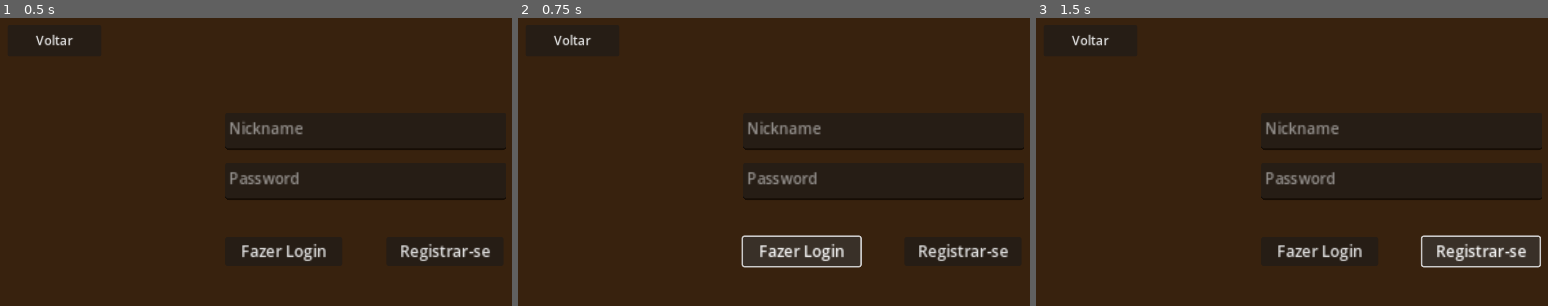
Above: before the commit, frames 1-3 (left to right).
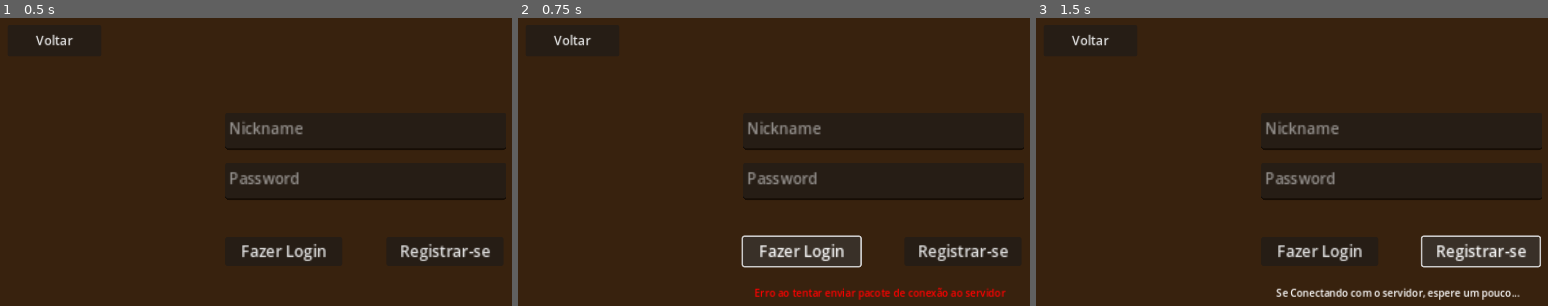
Above: after the commit, the same moments.

Repository: Juandbpimentel/redes-de-computadores
Game: Godot game, scene res://scenes/LoginScreen.tscn
Same seed, same stepped clock (60 frames per second), same inputs: the game is played once before the commit and once after it.
Inputs:
- Up to frame 1 (0.5 s): no input
- Up to frame 2 (0.75 s): click "Fazer Login" at 0.5 s
- Up to frame 3 (1.5 s): click "Registrar-se" at 1.25 s

Frame 1 is identical in both runs. In frame 2, 0.9% of the frame differs, in the area x 46-96%, y 93-98%; in frame 3, 0.9%.

Commit message:
finalizando tela de login

Diff:
--- a/praticas/projeto-final/game/classes/NetworkUtils.gd
+++ b/praticas/projeto-final/game/classes/NetworkUtils.gd
@@ -1,4 +1,20 @@
 class_name NetworkUtils extends Node
+
+enum LoginScreenErrors {
+	OK,
+	timeout,
+	falha_ao_enviar_pacote_tcp,
+	falha_ao_enviar_pacote_udp,
+	falha_ao_receber_pacote,
+	resposta_nula,
+	erro_ao_estabelecer_conexao,
+	erro_ao_esperar_pacote,
+	resposta_inesperada_do_servidor,
+	erro_inexperado_ao_fazer_ou_registro,
+	usuario_ja_existe,
+	usuario_nao_encontrado,
+	senha_incorreta
+}
 
 
 static func sendMessageWithUDPCommunicationSocket(message:Variant, address:String, port:int, encrypt:bool) -> Error:
@@ -35,7 +51,7 @@
 			newSocket.close()
 			break
 
-static func recieveMessageWithUDPCommunicationSocket() -> OperationRequestBody:
+static func recieveMessageWithUDPCommunicationSocket() -> Variant:
 	var thread = Thread.new()
 	thread.start(killSocketWaitOnTimeout.bind(5))
 	if Globals.udpCommunicationSocket.wait() == OK:
@@ -43,18 +59,12 @@
 		if response != null:
 			var responseString = EncryptAndDecodeUtils.decode_base64(response.get_string_from_utf8()).get_string_from_utf8()
 			if responseString == "kill":
-				push_error("timeout")
-				print("timeout")
-				return null
+				return Globals.LoginScreenErrors.timeout
 			return OperationRequestBody.new(responseString)
 		else:
-			push_error("resposta nula")
-			print("resposta nula")
-			return null
+			return Globals.LoginScreenErrors.resposta_nula
 	else:
-		push_error("erro ao esperar pacote")
-		print("erro ao esperar pacote")
-		return null
+		return Globals.LoginScreenErrors.erro_ao_esperar_pacote
 
 
 static func sendMessageWithTCPCommunicationSocket(message:Variant) -> Error:
@@ -124,14 +134,12 @@
 		push_error(str(err))
 		print("houve um erro ao tentar conectar ao servidor")
 		return FAILED
-	print("Status Socket: ", Globals.serverCommunicationSocket.get_status())
 
 	err = Globals.serverBroadcastSocket.connect_to_host(Globals.serverAdress, Globals.serverBroadcastSocketPort)
 	if err != OK:
 		push_error(str(err))
 		print("houve um erro ao tentar conectar ao servidor")
 		return FAILED
-	print("Status Socket: ", Globals.serverBroadcastSocket.get_status())
 	return OK
 
 
@@ -140,6 +148,10 @@
 	Globals.serverCommunicationSocketPort = communicationPort
 	Globals.serverBroadcastSocketPort = broadcastPort
 
+static func alocRecieverSocket():
+	Globals.udpCommunicationSocket = PacketPeerUDP.new()
+	Globals.udpCommunicationSocket.bind(EnvironmentVariables.portaDoSocketDeRecebimentoDePacotesUDPPadrao)
+	print("socket alocado de comunicação udp: ", EnvironmentVariables.portaDoSocketDeRecebimentoDePacotesUDPPadrao)
 
 static func alocCommunicationSocket():
 	Globals.serverCommunicationSocket = StreamPeerTCP.new()
@@ -151,26 +163,6 @@
 	Globals.serverBroadcastSocket = StreamPeerTCP.new()
 	Globals.serverBroadcastSocket.bind(0)
 	print("socket alocado de broadcast tcp: ", Globals.serverBroadcastSocket.get_local_port())
-
-static func fazerUpnp(porta:int) -> Error:
-	var upnp = UPNP.new()
-	var err = upnp.discover(4000,5)
-
-
-	if err != OK:
-		push_error(str(err))
-		print("houve um erro ao tentar descobrir o upnp")
-		return err
-	var upnpGateway:UPNPDevice = upnp.get_device(0)
-	assert (upnpGateway.is_valid_gateway(), "Era pra ser true")
-
-	err = upnp.get_device(0).add_port_mapping(porta, porta, ProjectSettings.get_setting("application/config/name"), "UDP", 0)
-
-	if err != OK:
-		push_error(str(err))
-		print("houve um erro ao tentar fazer o upnp")
-		return err
-	return OK
 
 
 static func alocAllSockets():
@@ -180,15 +172,6 @@
 	Globals.isNetworkConfigured = true
 
 
-static func alocRecieverSocket():
-	Globals.udpCommunicationSocket = PacketPeerUDP.new()
-	Globals.udpCommunicationSocket.bind(0)
-	print("socket alocado de comunicação udp: ", Globals.udpCommunicationSocket.get_local_port())
-	var err = NetworkUtils.fazerUpnp(Globals.udpCommunicationSocket.get_local_port())
-	if err != OK:
-		push_error("erro ao tentar fazer upnp")
-		print("erro ao tentar fazer upnp, erro numero: ", err)
-		return FAILED
 
 static func closeAllSockets():
 	Globals.udpCommunicationSocket.close()
@@ -196,3 +179,27 @@
 	Globals.serverBroadcastSocket.disconnect_from_host()
 	Globals.serverBroadcastSocket.disconnect_from_host()
 	Globals.isNetworkConfigured = false
+
+
+static func fazerUpnp(porta:int) -> Error:
+	var upnp = UPNP.new()
+	var discover_result = upnp.discover(2000)
+
+
+	if discover_result != UPNP.UPNP_RESULT_SUCCESS:
+		push_error(str(discover_result))
+		print("houve um erro ao tentar descobrir o upnp")
+		return discover_result
+
+	for i in range(upnp.get_device_count()):
+		print("Device ",i,": ", upnp.get_device(i).description_url)
+
+	var upnpGateway:UPNPDevice = upnp.get_gateway()
+
+	var err = upnpGateway.add_port_mapping(porta, porta, ProjectSettings.get_setting("application/config/name"), "UDP", 0)
+
+	if err != OK:
+		push_error(str(err))
+		print("houve um erro ao tentar fazer o upnp")
+		return err
+	return OK
--- a/praticas/projeto-final/game/scenes/LoginScreen.gd
+++ /dev/null
@@ -1,161 +0,0 @@
-extends Control
-
-var nickname = ""
-var password = ""
-var logged = false
-var waitingServerResponse = false
-var localThreads:Array[Thread] = []
-
-
-func _ready():
-	_verificar_configuracao_rede()
-
-	for thread in Globals.configGlobalThreads:
-		thread.wait_to_finish()
-	print("Configurações do cliente realizadas")
-
-func _process(_delta):
-	pass
-
-
-func _verificar_configuracao_rede():
-	if Globals.isNetworkConfigured == false:
-		var thread = Thread.new()
-		thread.start(NetworkUtils.alocAllSockets)
-		Globals.configGlobalThreads.append(thread)
-
-
-func _fazer_loginOuRegistro(nicknamePassado, senhaPassada, isLogin:bool) -> void:
-	_verificar_configuracao_rede()
-	for thread in Globals.configGlobalThreads:
-		thread.wait_to_finish()
-	print("Configurações do cliente realizadas")
-	print("rede configurada"  if Globals.isNetworkConfigured else "rede não configurada")
-	var msg = {"operation":"connect", "data":null, "isEncrypted":false}
-
-	NetworkUtils.sendMessageWithUDPCommunicationSocket(msg, EnvironmentVariables.enderecoDoServidorPadrao, EnvironmentVariables.portaDoServidorPadrao, true)
-
-	var response:OperationRequestBody = NetworkUtils.recieveMessageWithUDPCommunicationSocket()
-	if response == null:
-		push_error("resposta nula")
-		call_deferred("login_error", "resposta nula")
-		print("resposta nula")
-		NetworkUtils.closeAllSockets()
-		waitingServerResponse = false
-		return
-
-	response.decrypt_data()
-
-	if response.operation != "establish_connection":
-		print("houve um erro ao tentar fazer login")
-		logged = false
-		NetworkUtils.closeAllSockets()
-		waitingServerResponse = false
-		return
-
-	NetworkUtils.defineServerPortsAndAdress(EnvironmentVariables.enderecoDoServidorPadrao, response.data["comunicationPort"], response.data["broadcastPort"])
-	var err = NetworkUtils.connectToServer()
-	if err != OK:
-		call_deferred("erro ao tentar conectar ao servidor")
-		print("erro ao tentar conectar ao servidor")
-		NetworkUtils.closeAllSockets()
-		waitingServerResponse = false
-		return
-	print("conectado ao servidor")
-	print("portas do servidor: ", response.data["comunicationPort"], " | ", response.data["broadcastPort"])
-
-	if isLogin:
-		msg = {"operation":"login", "data":{"nickname": nicknamePassado,"password": senhaPassada}, "isEncrypted":false}
-	else:
-		msg = {"operation":"register", "data":{"nickname": nicknamePassado,"password": senhaPassada}, "isEncrypted":false}
-	OS.delay_msec(1000)
-	NetworkUtils.sendMessageWithTCPCommunicationSocket(msg)
-	response = NetworkUtils.recieveMessageWithTCPCommunicationSocket(2048)
-	if response == null || response.operation.contains("error") || response.operation.contains("fail"):
-		if response != null:
-			var data:Dictionary = response.get_data_as_dictionary()
-			match data.get("msg"):
-				"Já existe um usuário com esse nickname":
-					call_deferred("usuário já existe")
-					print("usuário já existe")
-					NetworkUtils.closeAllSockets()
-					waitingServerResponse = false
-					return
-
-				"Não existe um usuário com esse nickname":
-					call_deferred("usuario não encontrado")
-					print("usuario não encontrado")
-					NetworkUtils.closeAllSockets()
-					waitingServerResponse = false
-					return
-
-				"Sua senha não está certa":
-					call_deferred("senha incorreta")
-					print("senha incorreta")
-					NetworkUtils.closeAllSockets()
-					waitingServerResponse = false
-					return
-
-				"Erro inexperado ao fazer ou registro":
-					call_deferred("login_error", "Erro inexperado ao fazer ou registro")
-					print("Erro inexperado ao fazer ou registro")
-					NetworkUtils.closeAllSockets()
-					waitingServerResponse = false
-					return
-
-				_:
-					call_deferred("login_error", "resposta inesperada do servidor")
-					print("resposta inesperada do servidor")
-					NetworkUtils.closeAllSockets()
-					waitingServerResponse = false
-					return
-		else:
-			print("resposta nula")
-			push_error("resposta nula")
-			print("resposta nula")
-			NetworkUtils.closeAllSockets()
-			waitingServerResponse = false
-			return
-	response.decrypt_data()
-	print("resposta do servidor: { operacao: ", response.operation, ", data: {", response.data,"}, isEncrypted: ", response.isEncrypted, "}")
-	msg = {"operation":"ok", "data":"", "isEncrypted":false}
-	NetworkUtils.sendMessageWithTCPCommunicationSocket(msg)
-	logged = true
-	waitingServerResponse = false
-	print("Login feito com sucesso! Nickname: ", nickname," | Senha: ", password)
-	$DeuCertoLoginLabel.visible = true
-
-
-
-func _on_login_button_button_down() -> void:
-	if waitingServerResponse:
-		print("aguardando resposta do servidor")
-		return
-	nickname = $Nickname.text
-	password = $Password.text
-	waitingServerResponse = true
-	var thread = Thread.new()
-	thread.start(_fazer_loginOuRegistro.bind(nickname,password,true))
-	localThreads.append(thread)
-
-
-func on_tree_exiting():
-	for thread in localThreads:
-		thread.free()
-		print("thread assassinada")
-	Globals.recieverSocket.close()
-	Globals.recieverSocket.free()
-	print("saindo da cena")
-	get_tree().quit()
-
-
-func _on_register_button_button_down() -> void:
-	if waitingServerResponse:
-		print("aguardando resposta do servidor")
-		return
-	nickname = $Nickname.text
-	password = $Password.text
-	waitingServerResponse = true
-	var thread = Thread.new()
-	thread.start(_fazer_loginOuRegistro.bind(nickname,password,false))
-	localThreads.append(thread)
--- a/praticas/projeto-final/game/scenes/LoginScreen.tscn
+++ b/praticas/projeto-final/game/scenes/LoginScreen.tscn
@@ -1,25 +1,23 @@
 [gd_scene load_steps=2 format=3 uid="uid://c3a1bu0oh0n7h"]
 
-[ext_resource type="Script" path="res://scenes/LoginScreen.gd" id="1_wh5ky"]
+[ext_resource type="Script" path="res://scripts/LoginScreen.gd" id="1_wh5ky"]
 
-[node name="Control" type="Control"]
-layout_mode = 3
-anchors_preset = 15
-anchor_right = 1.0
-anchor_bottom = 1.0
-grow_horizontal = 2
-grow_vertical = 2
+[node name="LoginScene" type="Node2D"]
 script = ExtResource("1_wh5ky")
 
-[node name="ColorRect" type="ColorRect" parent="."]
+[node name="MenuControl" type="Control" parent="."]
+layout_mode = 3
+anchors_preset = 0
+offset_right = 40.0
+offset_bottom = 40.0
+
+[node name="ColorRect" type="ColorRect" parent="MenuControl"]
 z_index = -1
-layout_mode = 0
 offset_right = 1284.0
 offset_bottom = 731.0
 color = Color(0.219926, 0.132438, 0.0540183, 1)
 
-[node name="Nickname" type="TextEdit" parent="."]
-layout_mode = 0
+[node name="Nickname" type="TextEdit" parent="MenuControl"]
 offset_left = 389.0
 offset_top = 177.0
 offset_right = 689.0
@@ -27,8 +25,7 @@
 scale = Vector2(1.5, 1.5)
 placeholder_text = "Nickname"
 
-[node name="Password" type="TextEdit" parent="."]
-layout_mode = 0
+[node name="Password" type="TextEdit" parent="MenuControl"]
 offset_left = 389.0
 offset_top = 257.0
 offset_right = 689.0
@@ -36,28 +33,25 @@
 scale = Vector2(1.5, 1.5)
 placeholder_text = "Password"
 
-[node name="LoginButton" type="Button" parent="."]
-layout_mode = 0
+[node name="LoginButton" type="Button" parent="MenuControl"]
 offset_left = 389.0
 offset_top = 376.0
 offset_right = 539.0
-offset_bottom = 407.0
+offset_bottom = 412.0
 scale = Vector2(1.25, 1.25)
 theme_override_font_sizes/font_size = 20
 text = "Fazer Login"
 
-[node name="RegisterButton" type="Button" parent="."]
-layout_mode = 0
+[node name="RegisterButton" type="Button" parent="MenuControl"]
 offset_left = 647.0
 offset_top = 376.0
 offset_right = 797.0
-offset_bottom = 407.0
+offset_bottom = 412.0
 scale = Vector2(1.25, 1.25)
 theme_override_font_sizes/font_size = 20
 text = "Registrar-se"
 
-[node name="ReturnButton" type="Button" parent="."]
-layout_mode = 0
+[node name="ReturnButton" type="Button" parent="MenuControl"]
 offset_left = 41.0
 offset_top = 37.0
 offset_right = 191.0
@@ -65,17 +59,15 @@
 theme_override_font_sizes/font_size = 20
 text = "Voltar"
 
-[node name="DeuCertoLoginLabel" type="Label" parent="."]
-visible = false
-layout_mode = 0
-offset_left = 155.0
-offset_top = 120.0
-offset_right = 295.0
-offset_bottom = 155.0
+[node name="Info_Label" type="Label" parent="MenuControl"]
+offset_left = 389.0
+offset_top = 454.0
+offset_right = 827.0
+offset_bottom = 477.0
 text = "Login Feito Com Sucesso"
 horizontal_alignment = 1
 vertical_alignment = 1
 autowrap_mode = 3
 
-[connection signal="button_down" from="LoginButton" to="." method="_on_login_button_button_down"]
-[connection signal="button_down" from="RegisterButton" to="." method="_on_register_button_button_down"]
+[connection signal="button_down" from="MenuControl/LoginButton" to="." method="_on_login_button_button_down"]
+[connection signal="button_down" from="MenuControl/RegisterButton" to="." method="_on_register_button_button_down"]
--- /dev/null
+++ b/praticas/projeto-final/game/scenes/MenuPrincipal.tscn
@@ -0,0 +1,3 @@
+[gd_scene format=3 uid="uid://tx5pw3tg6oed"]
+
+[node name="MenuPrincipal" type="Node2D"]
--- a/praticas/projeto-final/game/scripts/Globals.gd
+++ b/praticas/projeto-final/game/scripts/Globals.gd
@@ -27,3 +27,22 @@
 var serverMessagesRecieved:Array[Dictionary] = []
 # Mensagens recebidas do adversário
 var adversarioMessagesRecieved:Array[Dictionary] = []
+
+
+enum LoginScreenErrors {
+	NONE,
+	login_sucesso,
+	registro_sucesso,
+	timeout,
+	falha_ao_enviar_pacote_tcp,
+	falha_ao_enviar_pacote_udp,
+	falha_ao_receber_pacote,
+	resposta_nula,
+	erro_ao_estabelecer_conexao,
+	erro_ao_esperar_pacote,
+	resposta_inesperada_do_servidor,
+	erro_inexperado_ao_fazer_login_ou_registro,
+	usuario_ja_existe,
+	usuario_nao_encontrado,
+	senha_incorreta
+}
--- /dev/null
+++ b/praticas/projeto-final/game/scripts/LoginScreen.gd
@@ -0,0 +1,265 @@
+extends Node2D
+
+
+var nickname = ""
+var password = ""
+var logged = false
+var waitingServerResponse = false
+var localThreads:Array[Thread] = []
+@onready var info_label = $MenuControl/Info_Label
+var err = Globals.LoginScreenErrors.NONE
+
+func _ready():
+	info_label.visible = false
+	_verificar_configuracao_rede()
+
+func _process(_delta):
+	if err != Globals.LoginScreenErrors.NONE:
+		_handle_errors()
+		err = Globals.LoginScreenErrors.NONE
+	pass
+
+
+func _verificar_configuracao_rede():
+	if Globals.isNetworkConfigured == false:
+		var thread = Thread.new()
+		thread.start(NetworkUtils.alocAllSockets)
+		Globals.configGlobalThreads.append(thread)
+		OS.delay_msec(100)
+	for thread in Globals.configGlobalThreads:
+		if thread.is_alive():
+			thread.wait_to_finish()
+
+
+func _fazer_loginOuRegistro(nicknamePassado, senhaPassada, isLogin:bool) -> void:
+	_verificar_configuracao_rede()
+	var msg = {"operation":"connect", "data":null, "isEncrypted":false}
+
+
+	err = NetworkUtils.sendMessageWithUDPCommunicationSocket(msg, EnvironmentVariables.enderecoDoServidorPadrao, EnvironmentVariables.portaDoServidorPadrao, true)
+	if err != OK:
+		match err:
+			Globals.LoginScreenErrors.timeout:
+				push_error("O Servidor está inacessível, tente novamente mais tarde")
+				NetworkUtils.closeAllSockets()
+				err = Globals.LoginScreenErrors.falha_ao_enviar_pacote_udp
+				return
+			_:
+				push_error("Erro ao tentar enviar pacote de conexão ao servidor")
+				NetworkUtils.closeAllSockets()
+				err = Globals.LoginScreenErrors.falha_ao_enviar_pacote_udp
+				return
+
+
+	var response:Variant = NetworkUtils.recieveMessageWithUDPCommunicationSocket()
+	if !response is OperationRequestBody:
+		err = response
+		match err:
+			Globals.LoginScreenErrors.timeout, Globals.LoginScreenErrors.erro_ao_esperar_pacote:
+				push_error("O Servidor está inacessível, tente novamente mais tarde")
+				NetworkUtils.closeAllSockets()
+				return
+			_:
+				push_error("Erro ao receber portas para conexão com o servidor")
+				print("erro ao receber pacote: ", err)
+				NetworkUtils.closeAllSockets()
+				return
+
+
+	response.decrypt_data()
+	if response.operation != "establish_connection":
+		push_error("Erro ao receber portas para conexão com o servidor")
+		NetworkUtils.closeAllSockets()
+		err = Globals.LoginScreenErrors.erro_ao_estabelecer_conexao
+		return
+
+
+	NetworkUtils.defineServerPortsAndAdress(EnvironmentVariables.enderecoDoServidorPadrao, response.data["comunicationPort"], response.data["broadcastPort"])
+	err = NetworkUtils.connectToServer()
+	if err != OK:
+		push_error("Erro ao tentar estabelecer conexão com o servidor")
+		NetworkUtils.closeAllSockets()
+		err = Globals.LoginScreenErrors.erro_ao_estabelecer_conexao
+		return
+	print("conectado ao servidor")
+	print("portas do servidor: ", response.data["comunicationPort"], " | ", response.data["broadcastPort"])
+
+
+	if isLogin:
+		msg = {"operation":"login", "data":{"nickname": nicknamePassado,"password": senhaPassada}, "isEncrypted":false}
+	else:
+		msg = {"operation":"register", "data":{"nickname": nicknamePassado,"password": senhaPassada}, "isEncrypted":false}
+	err = NetworkUtils.sendMessageWithTCPCommunicationSocket(msg)
+	if err != OK:
+		push_error("Erro ao tentar enviar operação de login ou registro ao servidor")
+		NetworkUtils.closeAllSockets()
+		err = Globals.LoginScreenErrors.falha_ao_enviar_pacote_tcp
+		return
+
+
+	response = NetworkUtils.recieveMessageWithTCPCommunicationSocket(2048)
+	if response == null || response.operation.contains("error") || response.operation.contains("fail"):
+		NetworkUtils.closeAllSockets()
+		if response != null:
+			var data:Dictionary = response.get_data_as_dictionary()
+			match data.get("msg"):
+				"Já existe um usuário com esse nickname":
+					err = Globals.LoginScreenErrors.usuario_ja_existe
+					push_error("Erro ao tentar se registrar, usuário já existe")
+					return
+
+				"Não existe um usuário com esse nickname":
+					err = Globals.LoginScreenErrors.usuario_nao_encontrado
+					push_error("Erro durante o login, usuário com esse nickname não existe")
+					return
+
+				"Sua senha não está certa":
+					err = Globals.LoginScreenErrors.senha_incorreta
+					push_error("Erro durante o login, a senha está incorreta")
+					return
+
+				"Erro inexperado ao fazer ou registro":
+					err = Globals.LoginScreenErrors.erro_inexperado_ao_fazer_login_ou_registro
+					push_error("Erro inexperado durante o login ou registro, tente novamente mais tarde")
+					return
+				_:
+					err = Globals.LoginScreenErrors.erro_inexperado_ao_fazer_login_ou_registro
+					push_error("Erro inexperado durante o login ou registro, tente novamente mais tarde")
+					return
+		else:
+			err = Globals.LoginScreenErrors.erro_inexperado_ao_fazer_login_ou_registro
+			push_error("Erro inexperado durante o login ou registro, tente novamente mais tarde")
+			return
+
+
+	response.decrypt_data()
+	print("resposta do servidor: { operacao: ", response.operation, ", data: {", response.data,"}, isEncrypted: ", response.isEncrypted, "}")
+	msg = {"operation":"ok", "data":"", "isEncrypted":false}
+
+
+	NetworkUtils.sendMessageWithTCPCommunicationSocket(msg)
+
+
+	print("Login feito com sucesso! Nickname: ", nickname," | Senha: ", password)
+	if isLogin:
+		err = Globals.LoginScreenErrors.login_sucesso
+	else:
+		err = Globals.LoginScreenErrors.registro_sucesso
+	logged = true
+
+
+
+func _on_login_button_button_down() -> void:
+	if waitingServerResponse:
+		print("aguardando resposta do servidor")
+		return
+	info_label.text = "Se Conectando com o servidor, espere um pouco..."
+	info_label.visible = true
+	info_label.add_theme_color_override("font_color",Color(1,1,1))
+	nickname = $MenuControl/Nickname.text
+	password = $MenuControl/Password.text
+	waitingServerResponse = true
+	var registerThread:Thread = Thread.new()
+	registerThread.start(_fazer_loginOuRegistro.bind(nickname,password,true))
+	localThreads.append(registerThread)
+
+
+
+func _on_register_button_button_down() -> void:
+	if waitingServerResponse:
+		print("aguardando resposta do servidor")
+		return
+	info_label.text = "Se Conectando com o servidor, espere um pouco..."
+	info_label.visible = true
+	info_label.add_theme_color_override("font_color",Color(1,1,1))
+	nickname = $MenuControl/Nickname.text
+	password = $MenuControl/Password.text
+	waitingServerResponse = true
+	var registerThread:Thread = Thread.new()
+	registerThread.start(_fazer_loginOuRegistro.bind(nickname,password,false))
+	localThreads.append(registerThread)
+
+
+func _handle_errors():
+	if err == Globals.LoginScreenErrors.login_sucesso:
+		info_label.text = "Login feito com sucesso!"
+		info_label.visible = true
+		info_label.add_theme_color_override("font_color",Color(0,1,0))
+		logged = true
+		waitingServerResponse = false
+		err = Globals.LoginScreenErrors.NONE
+		return
+	elif err == Globals.LoginScreenErrors.registro_sucesso:
+		info_label.text = "Registro feito com sucesso!"
+		info_label.visible = true
+		info_label.add_theme_color_override("font_color",Color(0,1,0))
+		logged = true
+		waitingServerResponse = false
+		err = Globals.LoginScreenErrors.NONE
+		return
+	match err:
+		Globals.LoginScreenErrors.timeout, Globals.LoginScreenErrors.erro_ao_esperar_pacote:
+			info_label.add_theme_color_override("font_color",Color(1,0,0))
+			info_label.text = "O Servidor está inacessível, tente novamente mais tarde"
+			info_label.visible = true
+		Globals.LoginScreenErrors.falha_ao_enviar_pacote_tcp:
+			info_label.add_theme_color_override("font_color",Color(1,0,0))
+			info_label.text = "Erro ao tentar enviar pacote de login ao servidor"
+			info_label.visible = true
+		Globals.LoginScreenErrors.falha_ao_enviar_pacote_udp:
+			info_label.add_theme_color_override("font_color",Color(1,0,0))
+			info_label.text = "Erro ao tentar enviar pacote de conexão ao servidor"
+			info_label.visible = true
+		Globals.LoginScreenErrors.resposta_nula:
+			info_label.add_theme_color_override("font_color",Color(1,0,0))
+			info_label.text = "Erro ao tentar receber mensagem do servidor, tente novamente mais tarde"
+			info_label.visible = true
+		Globals.LoginScreenErrors.erro_ao_estabelecer_conexao:
+			info_label.add_theme_color_override("font_color",Color(1,0,0))
+			info_label.text = "Erro ao tentar se conectar, tente novamente mais tarde"
+			info_label.visible = true
+		Globals.LoginScreenErrors.resposta_inesperada_do_servidor:
+			info_label.add_theme_color_override("font_color",Color(1,0,0))
+			info_label.text = "Erro inesperado durante o login ou registro, tente novamente mais tarde"
+			info_label.visible = true
+		Globals.LoginScreenErrors.erro_inexperado_ao_fazer_login_ou_registro:
+			info_label.add_theme_color_override("font_color",Color(1,0,0))
+			info_label.text = "Erro inesperado durante o login ou registro, tente novamente mais tarde"
+			info_label.visible = true
+		Globals.LoginScreenErrors.resposta_inesperada_do_servidor:
+			info_label.add_theme_color_override("font_color",Color(1,0,0))
+			info_label.text = "Erro inesperado durante o login ou registro, tente novamente mais tarde"
+			info_label.visible = true
+		Globals.LoginScreenErrors.usuario_ja_existe:
+			info_label.add_theme_color_override("font_color",Color(1,0,0))
+			info_label.text = "Erro ao tentar se registrar, usuário já existe"
+			info_label.visible = true
+		Globals.LoginScreenErrors.usuario_nao_encontrado:
+			info_label.add_theme_color_override("font_color",Color(1,0,0))
+			info_label.text = "Erro durante o login, usuário com esse nickname não existe"
+			info_label.visible = true
+		Globals.LoginScreenErrors.senha_incorreta:
+			info_label.add_theme_color_override("font_color",Color(1,0,0))
+			info_label.text = "Erro durante o login, a senha está incorreta"
+			info_label.visible = true
+		Globals.LoginScreenErrors.resposta_nula:
+			info_label.add_theme_color_override("font_color",Color(1,0,0))
+			info_label.text = "Erro ao tentar receber mensagem do servidor, tente novamente mais tarde"
+			info_label.visible = true
+
+	err = Globals.LoginScreenErrors.NONE
+	logged = false
+	waitingServerResponse = false
+
+
+
+func on_tree_exiting():
+	for thread in localThreads:
+		thread.free()
+		print("thread assassinada")
+	for thread in Globals.configGlobalThreads:
+		thread.free()
+		print("thread assassinada")
+	NetworkUtils.closeAllSockets()
+	print("saindo da cena")
+	get_tree().quit()
--- a/praticas/projeto-final/game/scripts/environmentVariables.gd
+++ b/praticas/projeto-final/game/scripts/environmentVariables.gd
@@ -1,6 +1,8 @@
 extends Node
 
-var enderecoDoServidorPadrao = "127.0.0.1"
+var enderecoDoServidorPadrao = "34.151.213.243"
+var portaDoSocketDeRecebimentoDePacotesUDPPadrao = 10001
+var portaDoSocketDeEnvioDePacotesUDPPadrao = 10002
 var portaDoServidorPadrao = 10001
 
 var key = "DEC3B7C29464FF50832B16B50313A21F"
Not shown, added: praticas/projeto-final/game/export_presets.cfg
Not shown, changed: praticas/projeto-final/server/ServerGameEsgrima/src/main/java/br/ufc/quixada/projetoServerEsgrima/ServerGameEsgrima/controllers/ControllerPrincipalServer.java
